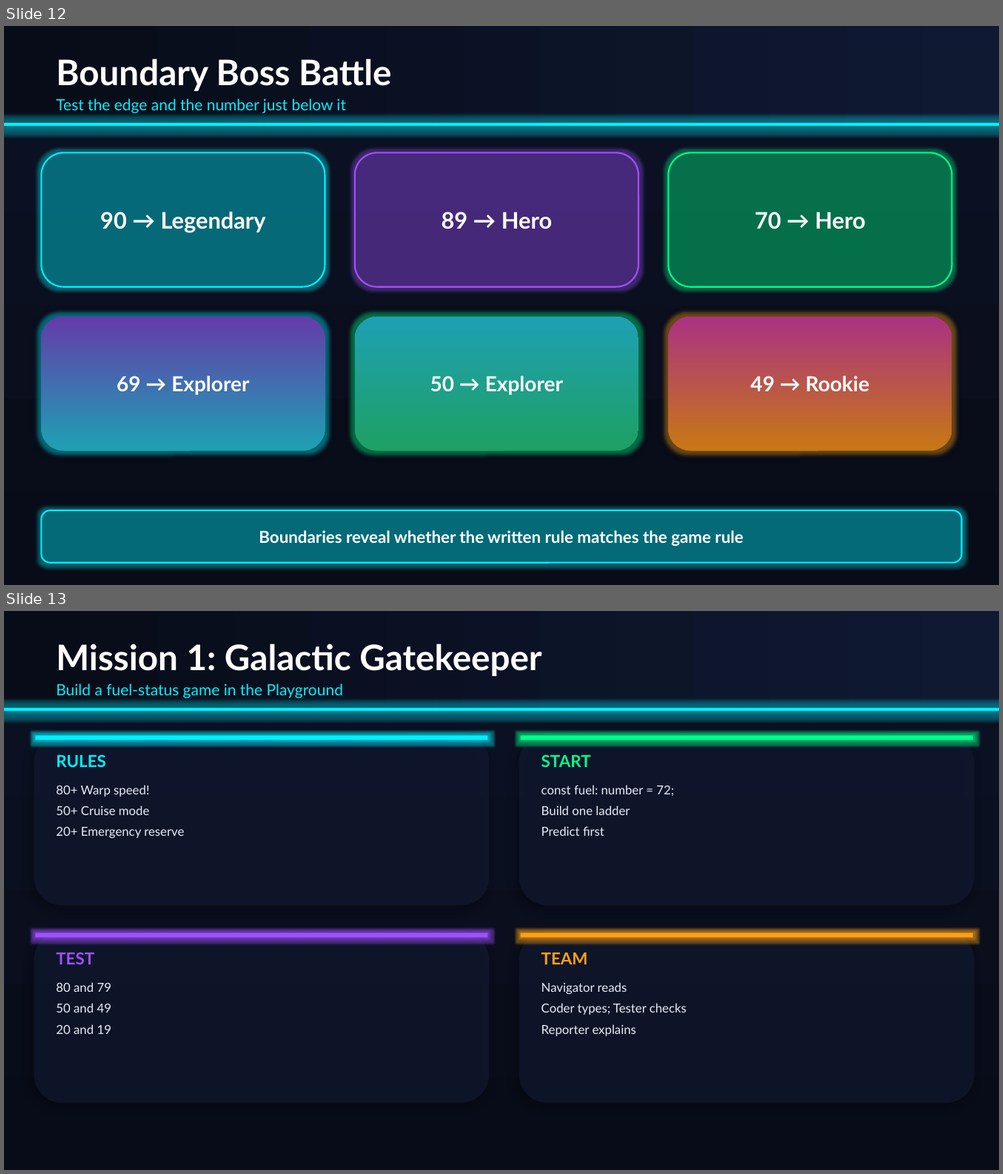
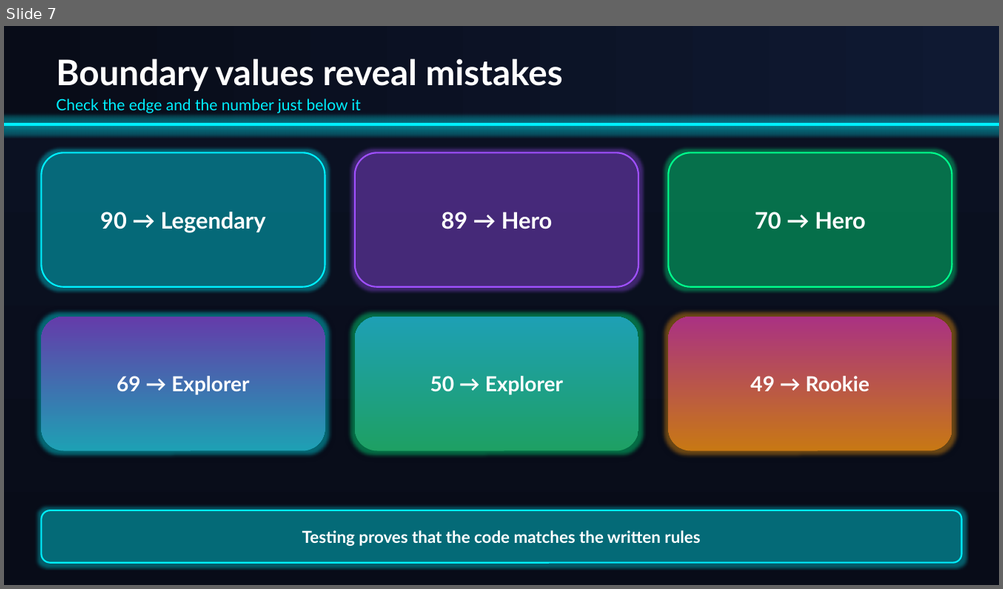
Before and after one commit to aghimir3/KidsComputerScience, a slide deck: 2026-08-01_TypeScript_Decision_Arcade/2026-08-01_TypeScript_Decision_Arcade.pptx. Shown one above the other, each under a label of ours: slides 12 and 13 before the commit, slide 7 after it. The pictures are 1003x1174 and 1003x589 pixels, drawn with LibreOffice and Linux fonts; fonts in the diff are those of the drawing. Boxes give left, top, right and bottom in pixels: in the first picture for what was removed or moved away, otherwise in the second. Text is boxed around its words. In the diff, an @@ line names an element or a change of style, - is before the commit and + after.

```diff
--- a/2026-08-01_TypeScript_Decision_Arcade/2026-08-01_TypeScript_Decision_Arcade.pptx
+++ b/2026-08-01_TypeScript_Decision_Arcade/2026-08-01_TypeScript_Decision_Arcade.pptx
@@ slide 13 removed at <box>4,611,999,1170</box>, background #FFFFFF @@
@@ rectangle removed at <box>4,611,999,1170</box> @@
@@ rectangle removed at <box>4,611,999,708</box> @@
@@ text removed at <box>56,644,541,676</box> @@
-Mission 1: Galactic Gatekeeper
@@ text removed at <box>56,684,344,698</box> @@
-Build a fuel-status game in the Playground
@@ rectangle removed at <box>4,708,999,711</box> @@
@@ rounded rectangle removed at <box>34,734,489,906</box> @@
@@ rectangle removed at <box>35,735,487,740</box> @@
@@ rounded rectangle removed at <box>519,734,974,906</box> @@
@@ rectangle removed at <box>521,735,973,740</box> @@
@@ text removed at <box>56,755,105,767</box> @@
-RULES
@@ text removed at <box>541,755,591,767</box> @@
-START
@@ text removed at <box>56,785,149,797</box> @@
-80+ Warp speed!
@@ text removed at <box>541,785,674,796</box> @@
-const fuel: number = 72;
@@ text removed at <box>56,806,150,815</box> @@
-50+ Cruise mode
@@ text removed at <box>541,806,629,815</box> @@
-Build one ladder
@@ text removed at <box>56,827,184,838</box> @@
-20+ Emergency reserve
@@ text removed at <box>541,826,604,836</box> @@
-Predict first
@@ rounded rectangle removed at <box>34,932,489,1103</box> @@
@@ rectangle removed at <box>35,934,487,938</box> @@
@@ rounded rectangle removed at <box>519,932,974,1103</box> @@
@@ rectangle removed at <box>521,934,973,938</box> @@
@@ text removed at <box>56,952,94,965</box> @@
-TEST
@@ text removed at <box>541,952,588,965</box> @@
-TEAM
@@ text removed at <box>56,982,111,992</box> @@
-80 and 79
@@ text removed at <box>541,982,627,994</box> @@
-Navigator reads
@@ text removed at <box>56,1003,111,1013</box> @@
-50 and 49
@@ text removed at <box>541,1003,686,1015</box> @@
-Coder types; Tester checks
@@ text removed at <box>56,1025,111,1034</box> @@
-20 and 19
@@ text removed at <box>541,1025,636,1037</box> @@
-Reporter explains
@@ what was slide 12 is now slide 7 @@
@@ slide 7 changed as well @@
@@ text at <box>56,59,563,91</box>: text changed @@
-Boundary Boss Battle
+Boundary values reveal mistakes
@@ text at <box>56,99,361,113</box>: text changed @@
-Test the edge and the number just below it
+Check the edge and the number just below it
@@ text in rounded rectangle at <box>302,531,700,546</box>: text changed @@
-Boundaries reveal whether the written rule matches the game rule
+Testing proves that the code matches the written rules
```
Also in this commit, not shown: 5 other slides changed, 2 slides added, 11 other slides removed, 1 other file.
